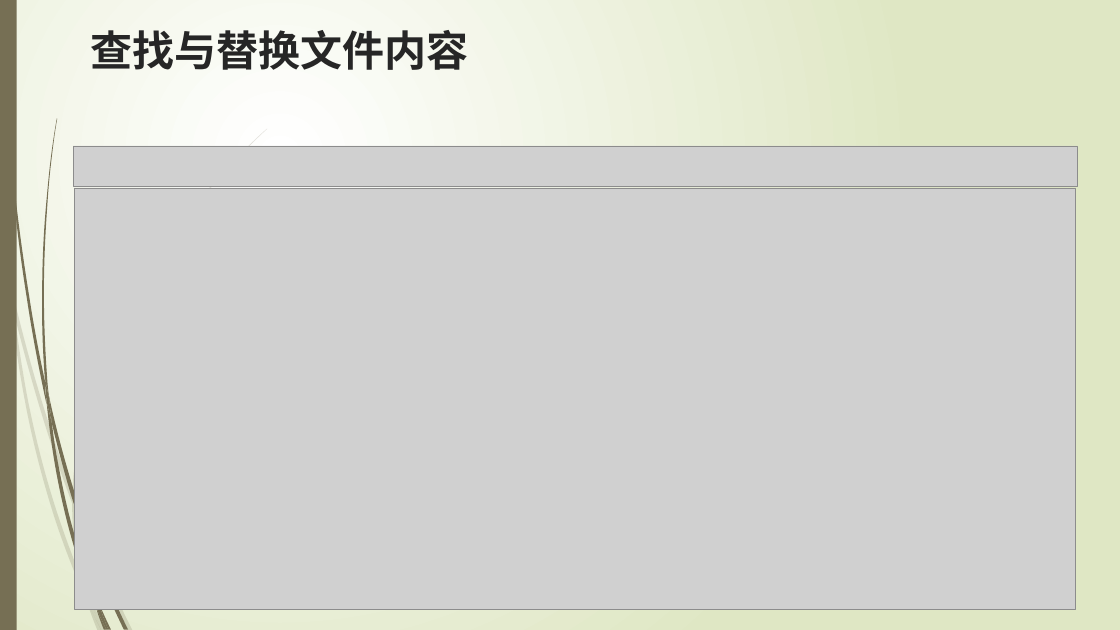
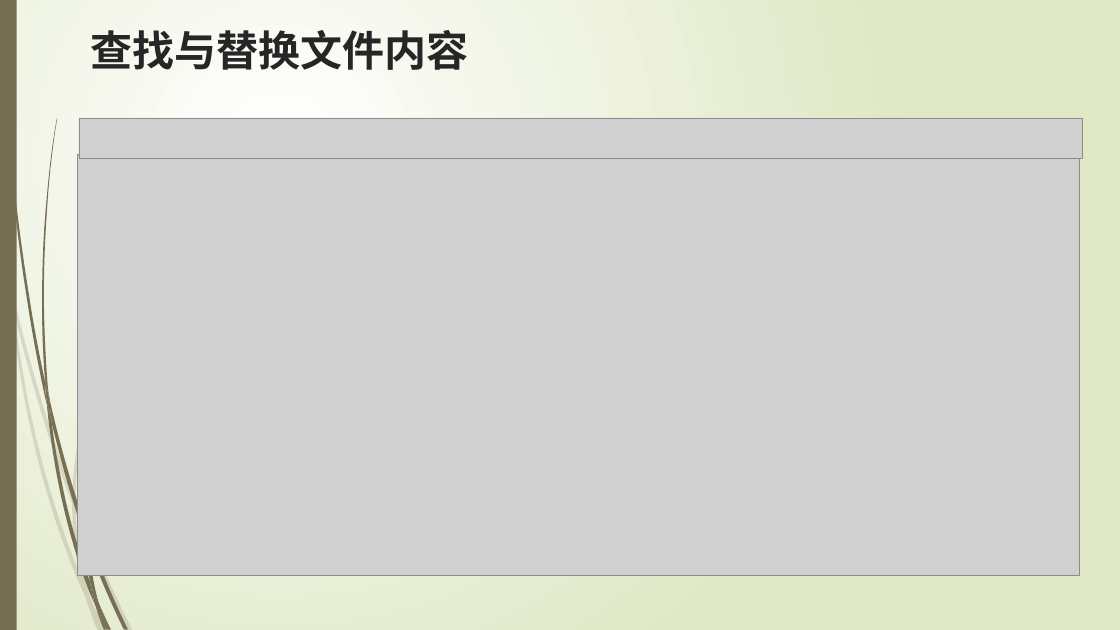
Before and after one commit to edu2act/course-testing-technique, a slide deck: slide 10 of PPT/4 vi Editor.pptx. Drawn at 1120x630 pixels with LibreOffice and Linux fonts; fonts in the diff are those of the drawing; grey boxes stand for pictures. Boxes give left, top, right and bottom in pixels: in the first picture for what was removed or moved away, otherwise in the second. Text is boxed around its words. In the diff, an @@ line names an element or a change of style, - is before the commit and + after.

```diff
--- a/PPT/4 vi Editor.pptx
+++ b/PPT/4 vi Editor.pptx
@@ picture: place and size @@
-picture at (73,146,1077,187)
+picture at (79,118,1083,158)
@@ picture: place and size @@
-picture at (74,188,1075,609)
+picture at (78,155,1080,576)
@@ freeform shape added at (87,542,99,604), fill #766F54 @@
```
Also in this commit, not shown: 5 other slides changed, 4 other files.
